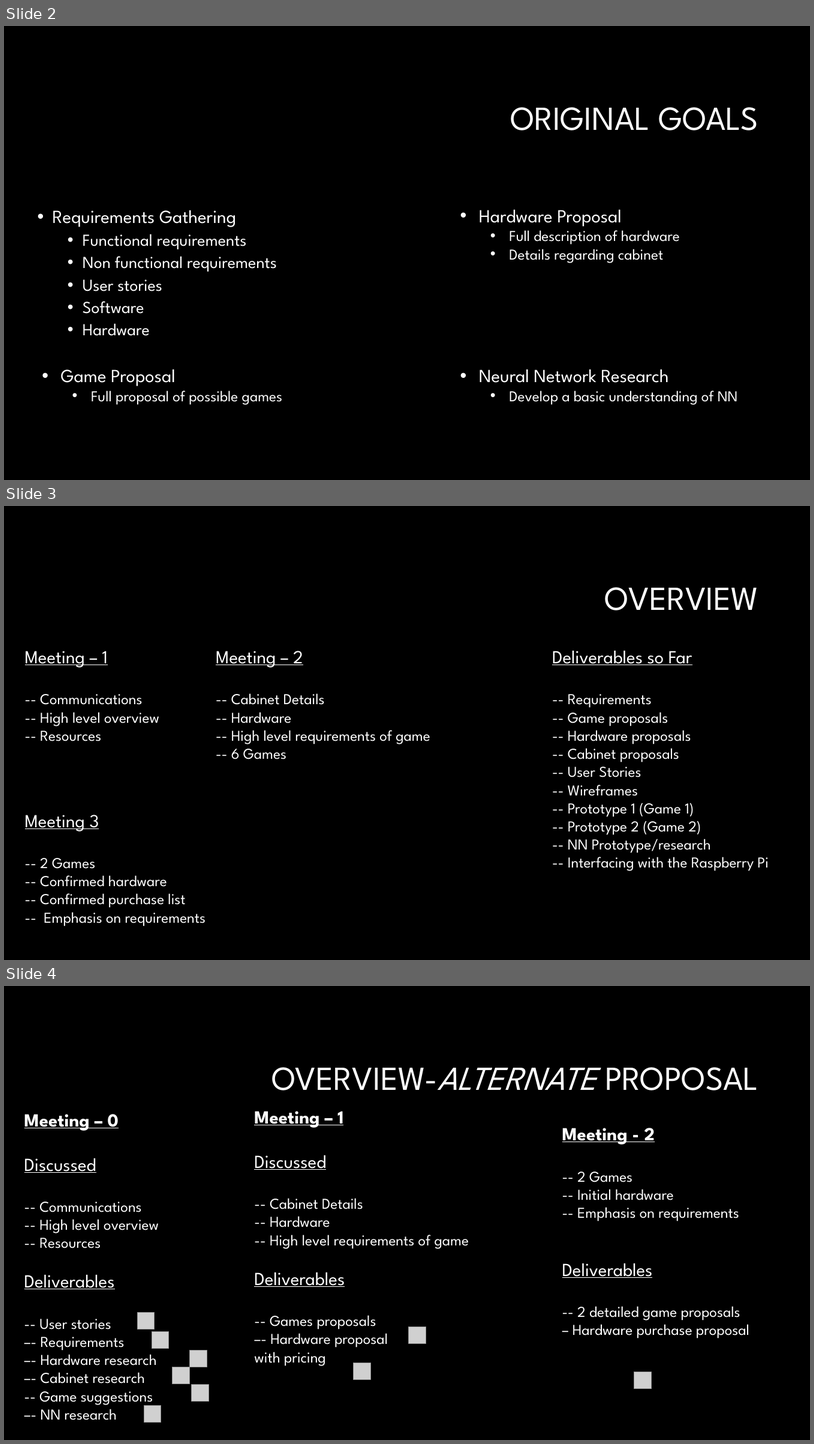
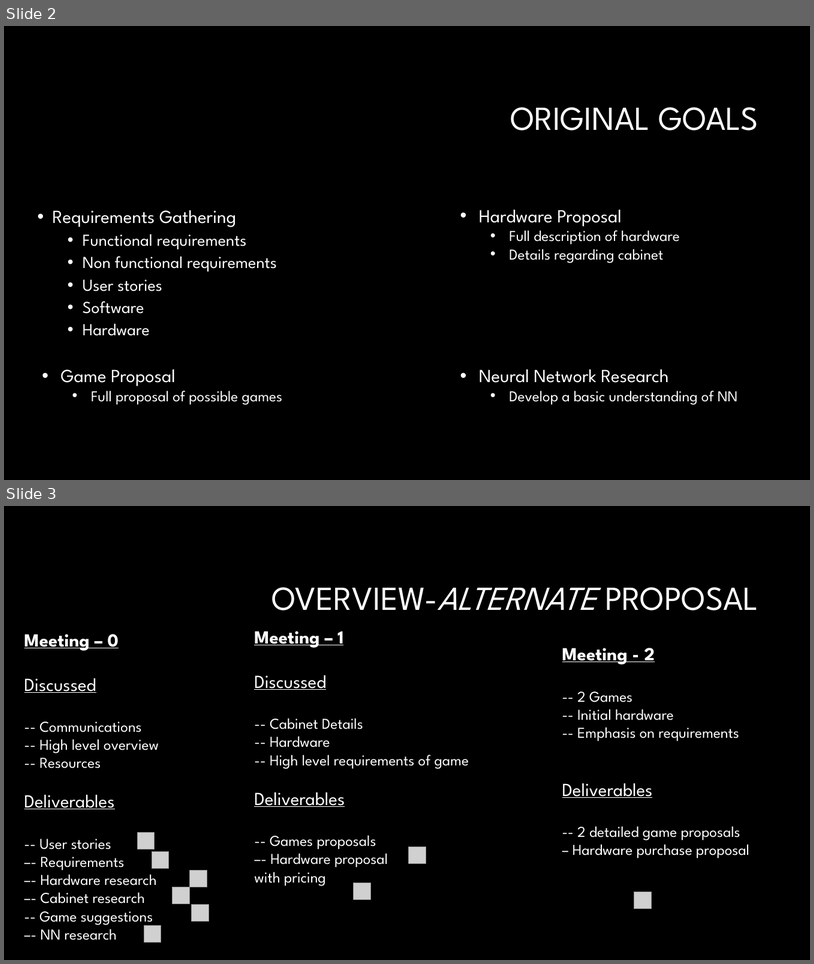
Before and after one commit to Craft-Prospect/Super-FLI, a slide deck: CustomerFiles/Demo_Docs/demo1_test.pptx. Shown one above the other, each under a label of ours: slides 2, 3 and 4 before the commit, slides 2 and 3 after it. The pictures are 814x1444 and 814x964 pixels, drawn with LibreOffice and Linux fonts; fonts in the diff are those of the drawing; grey boxes stand for pictures; background and template pictures are left out. Boxes give left, top, right and bottom in pixels: in the first picture for what was removed or moved away, otherwise in the second. Text is boxed around its words. In the diff, an @@ line names an element or a change of style, - is before the commit and + after.

Commit message:
Finished Slides

```diff
--- a/CustomerFiles/Demo_Docs/demo1_test.pptx
+++ b/CustomerFiles/Demo_Docs/demo1_test.pptx
@@ slide 3 removed at (4, 506, 810, 960), background #000000 @@
@@ text removed at (605, 587, 759, 610) @@
-OVERVIEW
@@ text removed at (25, 651, 159, 741) @@
-Meeting – 1
--- Communications
--- High level overview
--- Resources
@@ text removed at (216, 651, 431, 759) @@
-Meeting – 2
--- Cabinet Details
--- Hardware
--- High level requirements of game
--- 6 Games
@@ text removed at (552, 650, 769, 871) @@
-Deliverables so Far
--- Requirements
--- Game proposals
--- Hardware proposals
--- Cabinet proposals
--- User Stories
--- Wireframes
--- Prototype 1 (Game 1)
--- Prototype 2 (Game 2)
--- NN Prototype/research
--- Interfacing with the Raspberry Pi
@@ text removed at (25, 814, 206, 926) @@
-Meeting 3
--- 2 Games
--- Confirmed hardware
--- Confirmed purchase list
--- Emphasis on requirements
@@ what was slide 4 is now slide 3 @@
```
Also in this commit, not shown: 1 slide changed, 2 other files.
